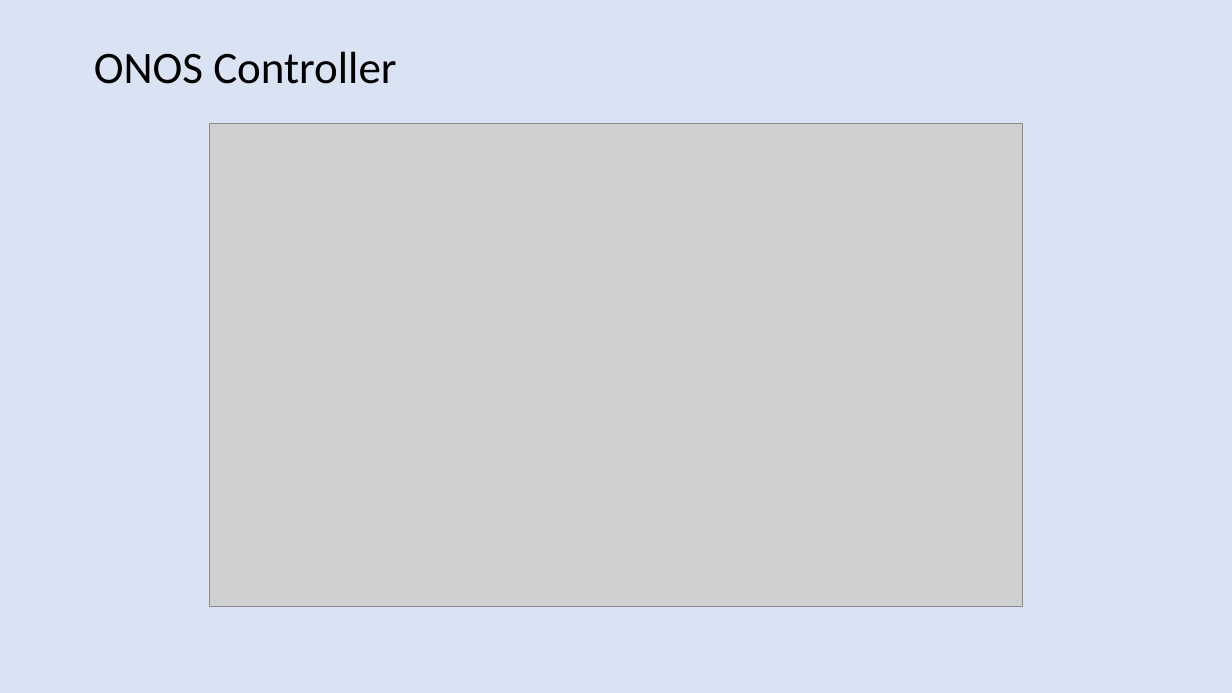
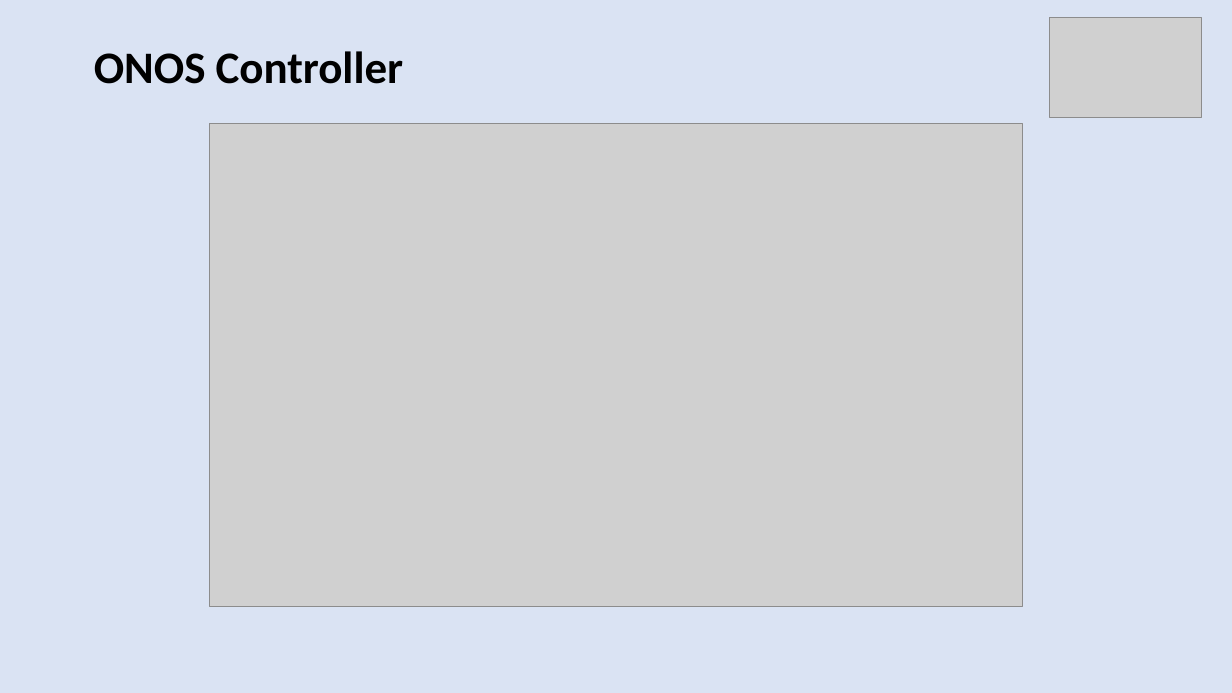
Before and after one commit to harshal-vaze/Software-Defined-Networking-with-ONOS, a slide deck: slide 8 of Thesis.pptx (slide 7 before the commit). Drawn at 1232x693 pixels with LibreOffice and Linux fonts; fonts in the diff are those of the drawing; grey boxes stand for pictures. Boxes give left, top, right and bottom in pixels: in the first picture for what was removed or moved away, otherwise in the second. Text is boxed around its words. In the diff, an @@ line names an element or a change of style, - is before the commit and + after.

```diff
--- a/Thesis.pptx
+++ b/Thesis.pptx
@@ picture added at <box>1050,17,1202,117</box> @@
@@ text "ONOS Controller" at <box>94,51,403,84</box>: bold on @@
```
Also in this commit, not shown: 16 other slides changed, 3 slides added, 6 slides removed, 1 other file.
